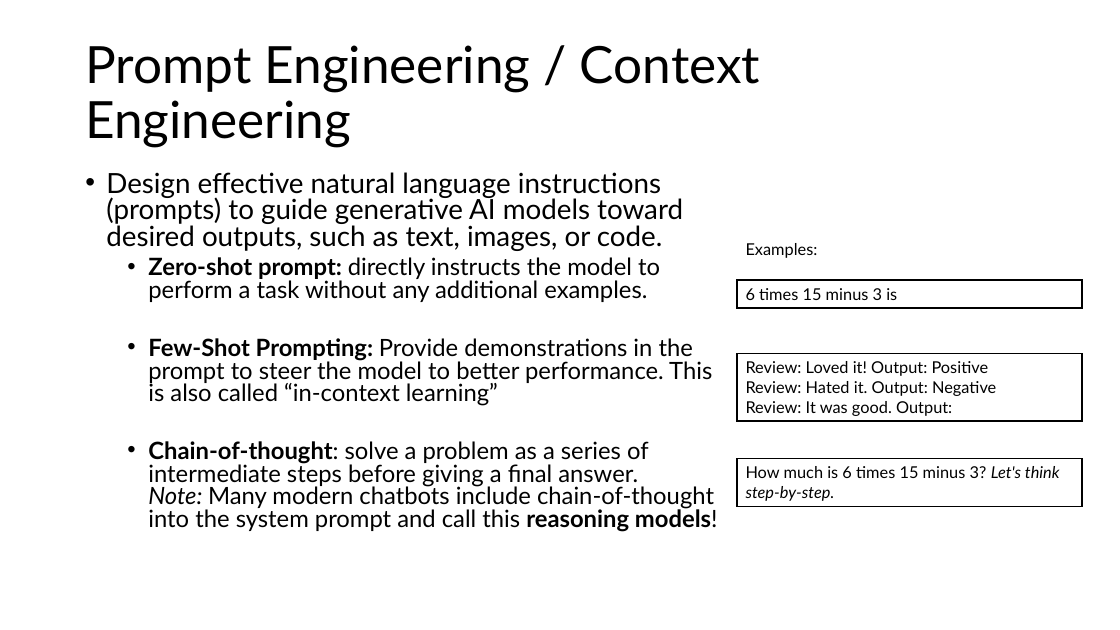
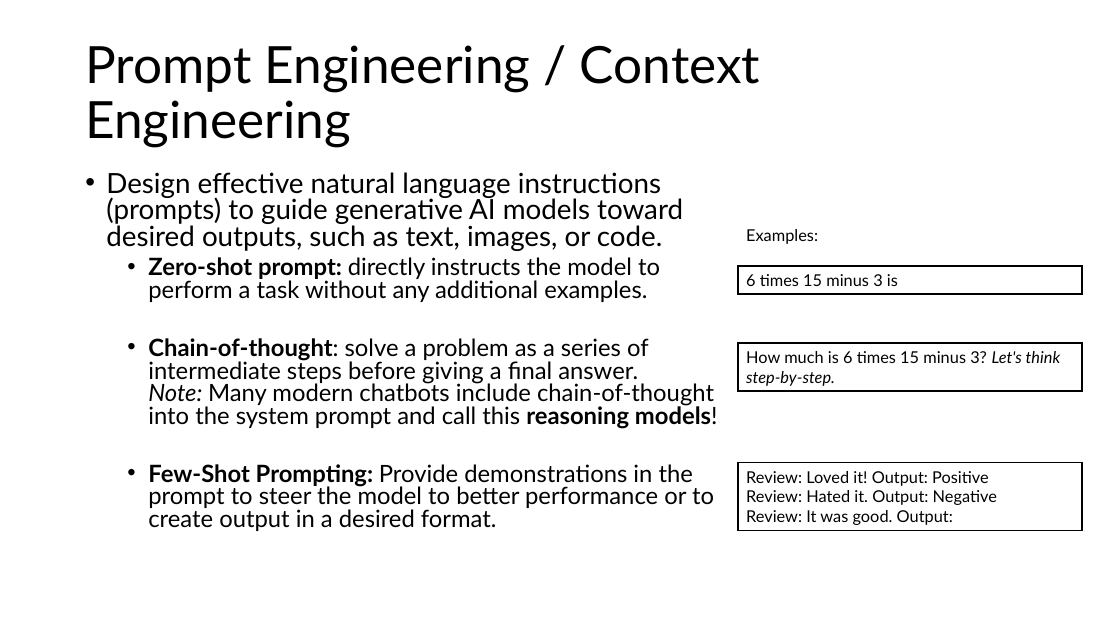
Before and after one commit to kunleola/CS7320, a slide deck: slide 9 of slides/discussion/07_LLM_discussion.pptx. Drawn at 1120x630 pixels with LibreOffice and Linux fonts; fonts in the diff are those of the drawing. Boxes give left, top, right and bottom in pixels: in the first picture for what was removed or moved away, otherwise in the second. Text is boxed around its words. In the diff, an @@ line names an element or a change of style, - is before the commit and + after.

```diff
--- a/slides/discussion/07_LLM_discussion.pptx
+++ b/slides/discussion/07_LLM_discussion.pptx
@@ text "Examples:" moved from (x1=746, y1=243, x2=818, y2=258) to (x1=746, y1=229, x2=818, y2=244) @@
@@ rectangle "6 times 15 minus 3 ..." moved from (x1=738, y1=280, x2=1082, y2=308) to (x1=738, y1=266, x2=1082, y2=294) @@
@@ text at (x1=148, y1=338, x2=712, y2=406): paragraph removed @@
-  • Few-Shot Prompting: Provide demonstrations in the prompt to steer the model to better performance. This is also called “in-context learning”
@@ rectangle "How much is 6 times ..." moved from (x1=738, y1=459, x2=1082, y2=507) to (x1=738, y1=344, x2=1082, y2=392) @@
@@ text at (x1=148, y1=464, x2=714, y2=531): paragraph added @@
+  • Few-Shot Prompting: Provide demonstrations in the prompt to steer the model to better performance or to create output in a desired format.
@@ rectangle "Review: Loved it! Output: Positive" moved from (x1=738, y1=354, x2=1082, y2=422) to (x1=738, y1=463, x2=1082, y2=531) @@
```
Also in this commit, not shown: 6 other slides changed, 1 slide added, 1 other file.
